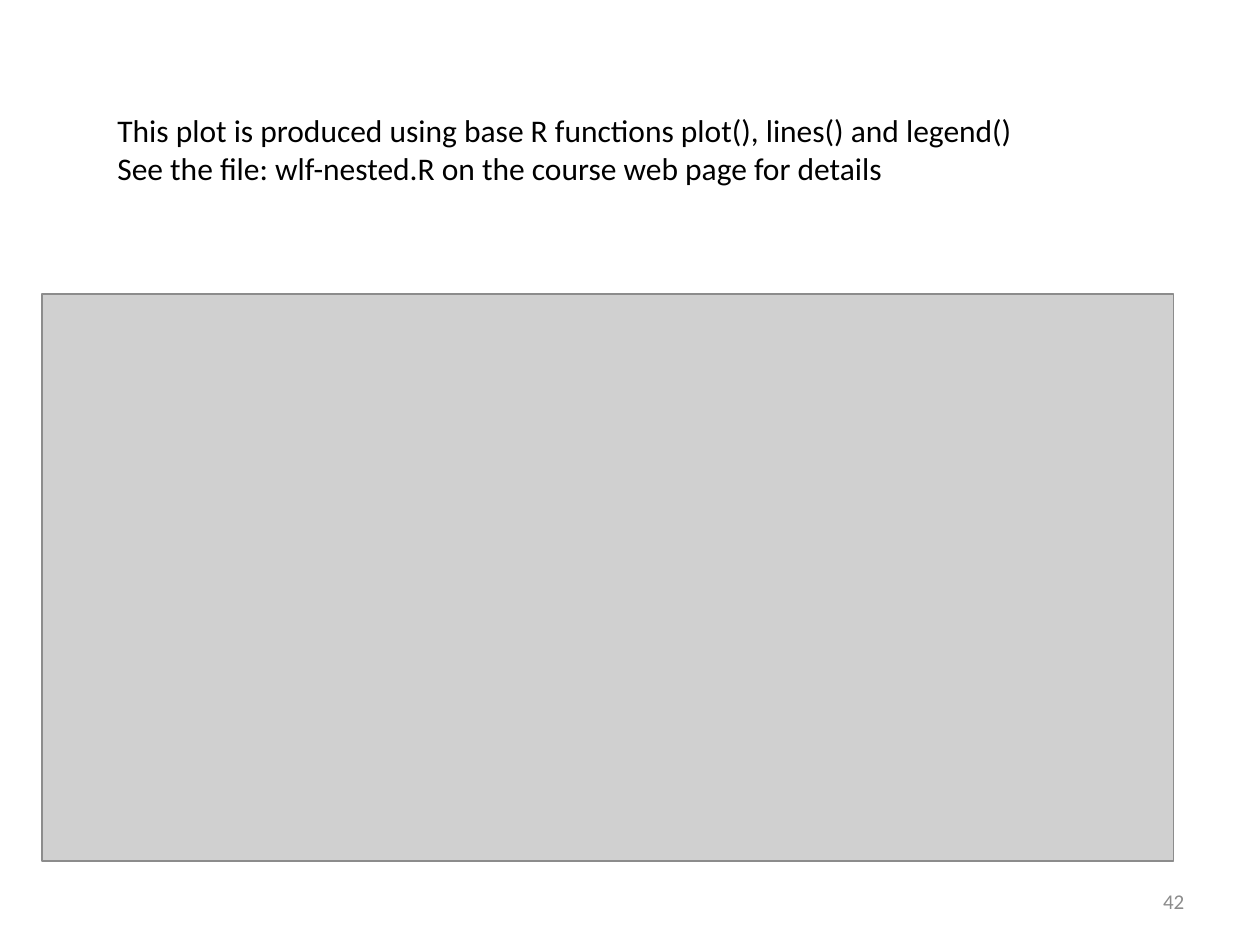
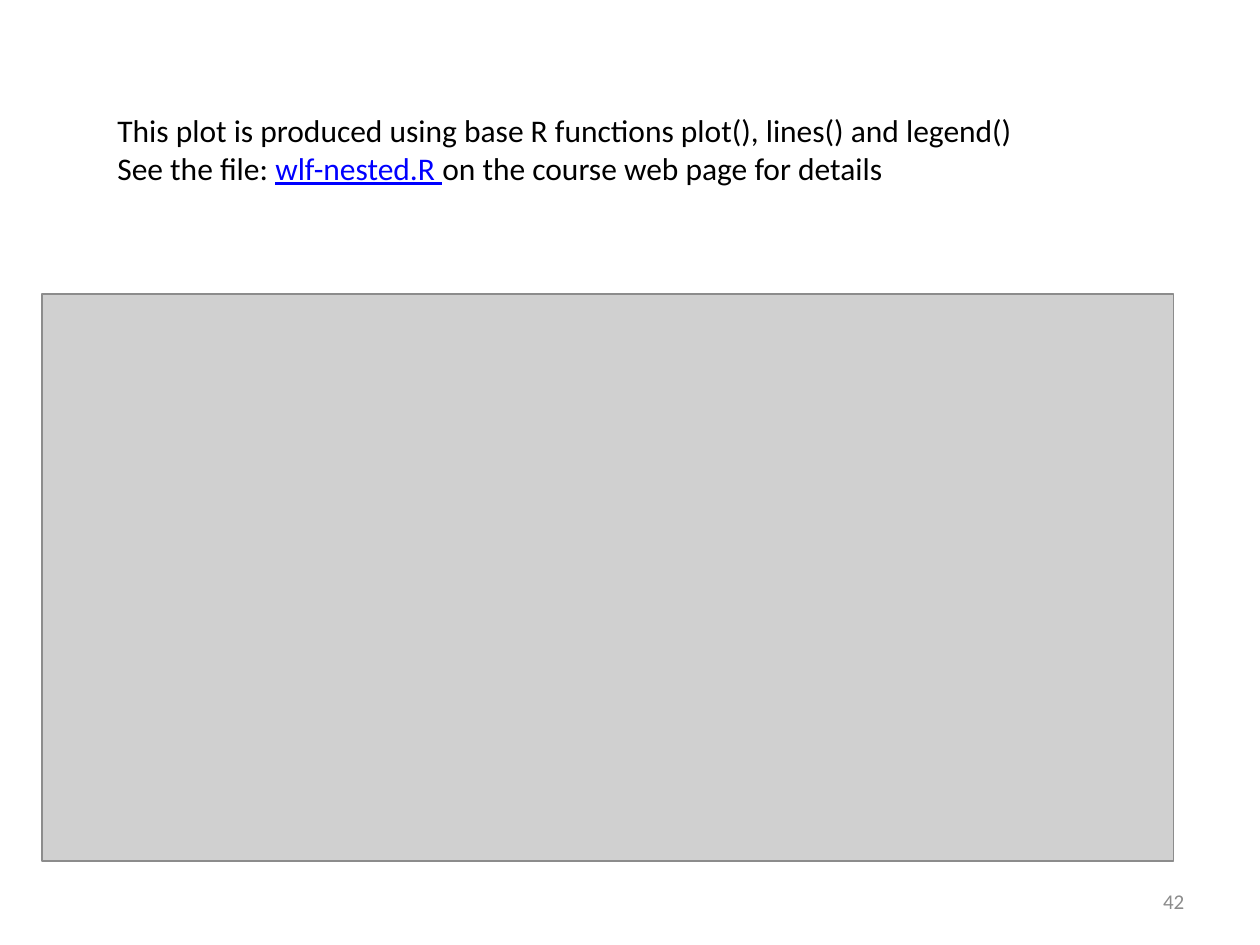
Before and after one commit to friendly/psy6136, a slide deck: slide 42 of lectures/07-logistic2.pptx. Drawn at 1260x945 pixels with LibreOffice and Linux fonts; fonts in the diff are those of the drawing; grey boxes stand for pictures. Boxes give left, top, right and bottom in pixels: in the first picture for what was removed or moved away, otherwise in the second. Text is boxed around its words. In the diff, an @@ line names an element or a change of style, - is before the commit and + after.

```diff
--- a/lectures/07-logistic2.pptx
+++ b/lectures/07-logistic2.pptx
@@ text at [117,158,882,186]: text colour #000000 to #0000FF, underline on in "wlf-nested.R" @@
```
Also in this commit, not shown: 23 other slides changed, 1 slide added, 1 slide removed, 7 other files.
